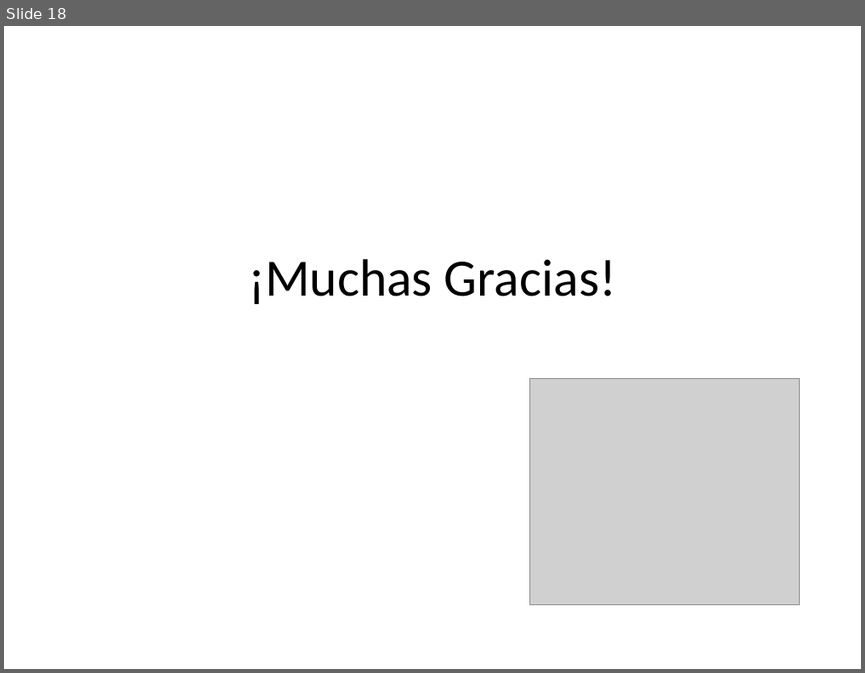
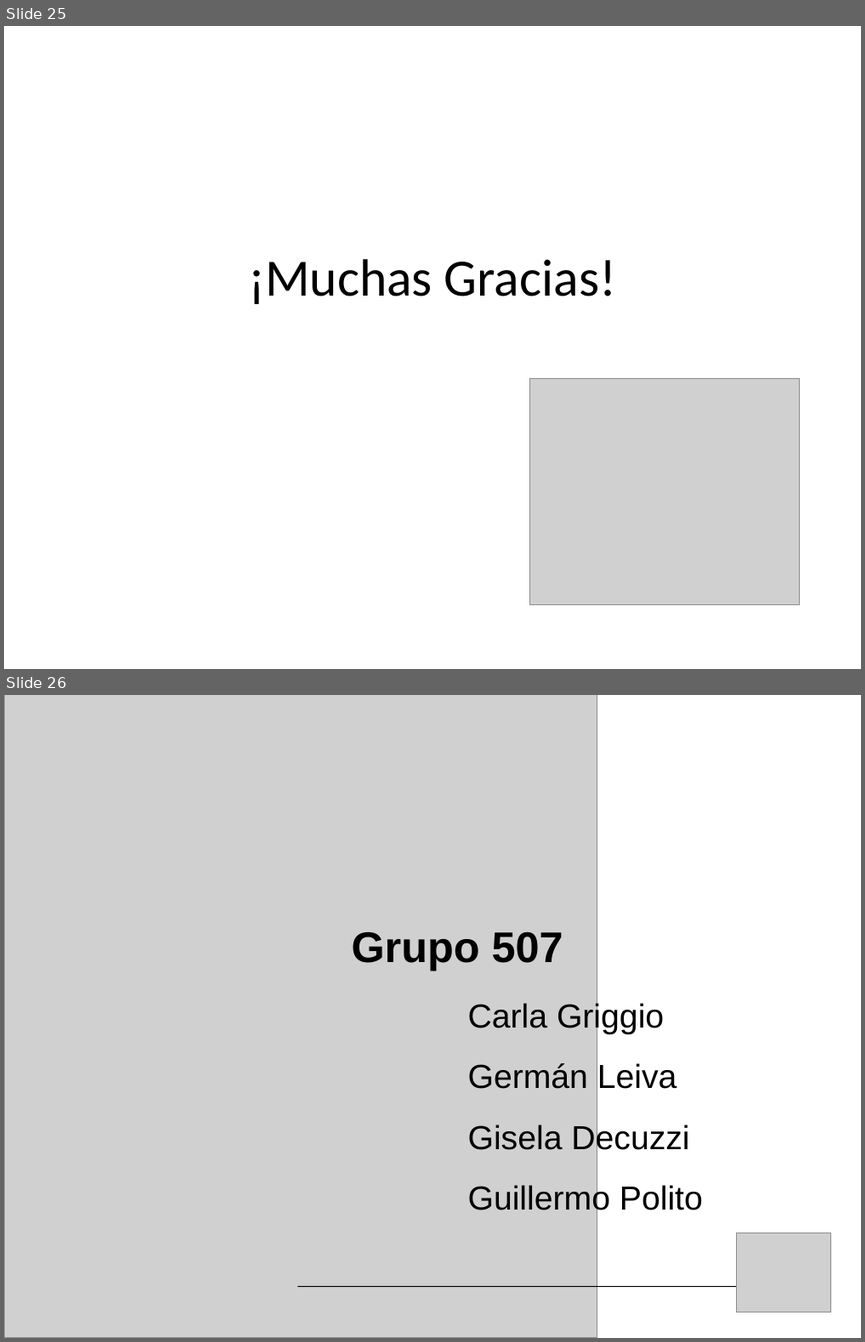
Before and after one commit to bossiernesto/objectbrowserpharo, a slide deck: docs/LOOP-demo-final.ppt. Shown one above the other, each under a label of ours: slide 18 before the commit, slides 25 and 26 after it. The pictures are 865x673 and 865x1342 pixels, drawn with LibreOffice and Linux fonts; fonts in the diff are those of the drawing; grey boxes stand for pictures. Boxes give left, top, right and bottom in pixels: in the first picture for what was removed or moved away, otherwise in the second. Text is boxed around its words. In the diff, an @@ line names an element or a change of style, - is before the commit and + after.

```diff
--- a/docs/LOOP-demo-final.ppt
+++ b/docs/LOOP-demo-final.ppt
@@ slide 26 added at [4,695,861,1338], background #FFFFFF @@
@@ picture added at [4,695,597,1338] @@
@@ text added at [352,932,563,970], 36 pt, text #000000, bold @@
+Grupo 507
@@ text added at [468,1001,703,1216], 28 pt, text #000000 @@
+Carla Griggio
+Germán Leiva
+Gisela Decuzzi
+Guillermo Polito
@@ picture added at [736,1232,830,1312] @@
@@ line added from (298, 1287) to (770, 1287), #000000 0.74 pt @@
@@ what was slide 18 is now slide 25 @@
```
Also in this commit, not shown: 8 slides changed, 7 other slides added.
